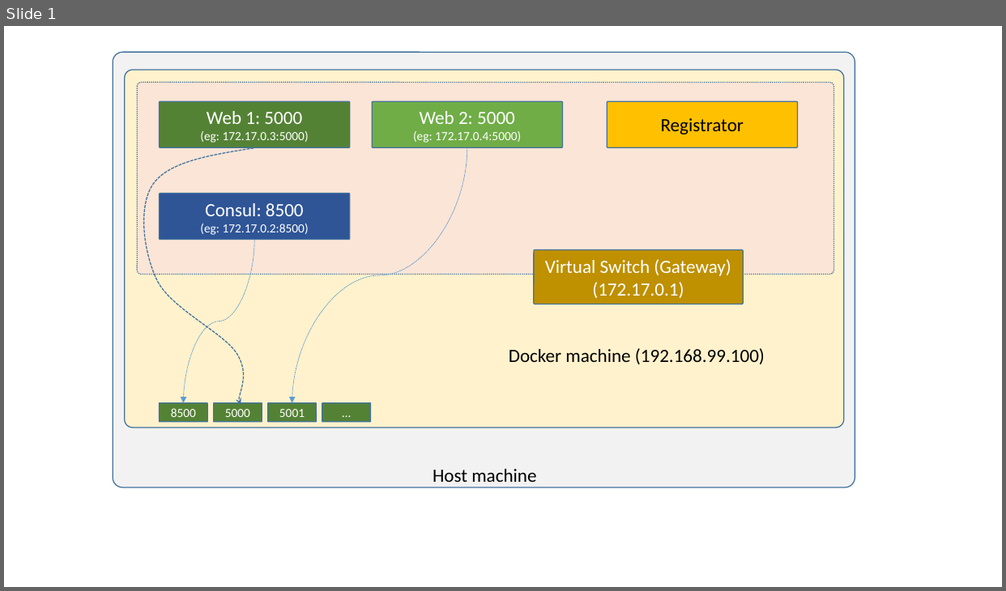
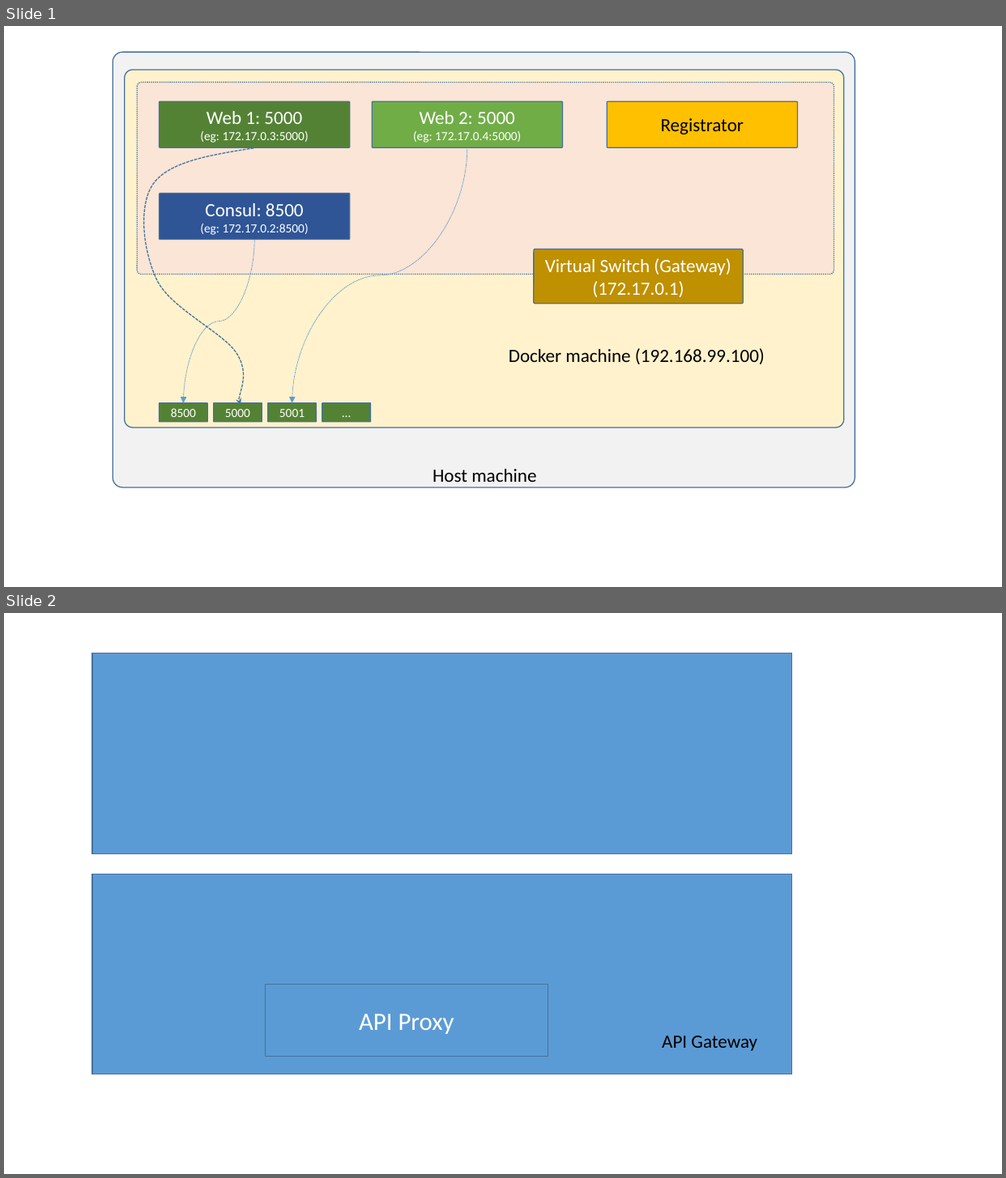
Before and after one commit to kodj/kodj, a slide deck: Network model.pptx. Shown one above the other, each under a label of ours: slide 1 before the commit, slides 1 and 2 after it. The pictures are 1006x591 and 1006x1178 pixels, drawn with LibreOffice and Linux fonts; fonts in the diff are those of the drawing. Boxes give left, top, right and bottom in pixels: in the first picture for what was removed or moved away, otherwise in the second. Text is boxed around its words. In the diff, an @@ line names an element or a change of style, - is before the commit and + after.

```diff
--- a/Network model.pptx
+++ b/Network model.pptx
@@ slide 2 added at bbox=[4, 613, 1002, 1174], background #FFFFFF @@
@@ rectangle added at bbox=[92, 653, 792, 854], fill #5B9BD5, outline #43739E 1 pt @@
@@ rectangle added at bbox=[92, 875, 792, 1075], fill #5B9BD5, outline #43739E 1 pt @@
@@ rectangle added at bbox=[266, 984, 548, 1056], fill #5B9BD5, outline #43739E 1 pt, 24 pt, text #FFFFFF @@
+API Proxy
@@ text added at bbox=[662, 1036, 757, 1051], 18 pt, text #000000 @@
+API Gateway
```
Also in this commit, not shown: 1 other slide added, 8 other files.
